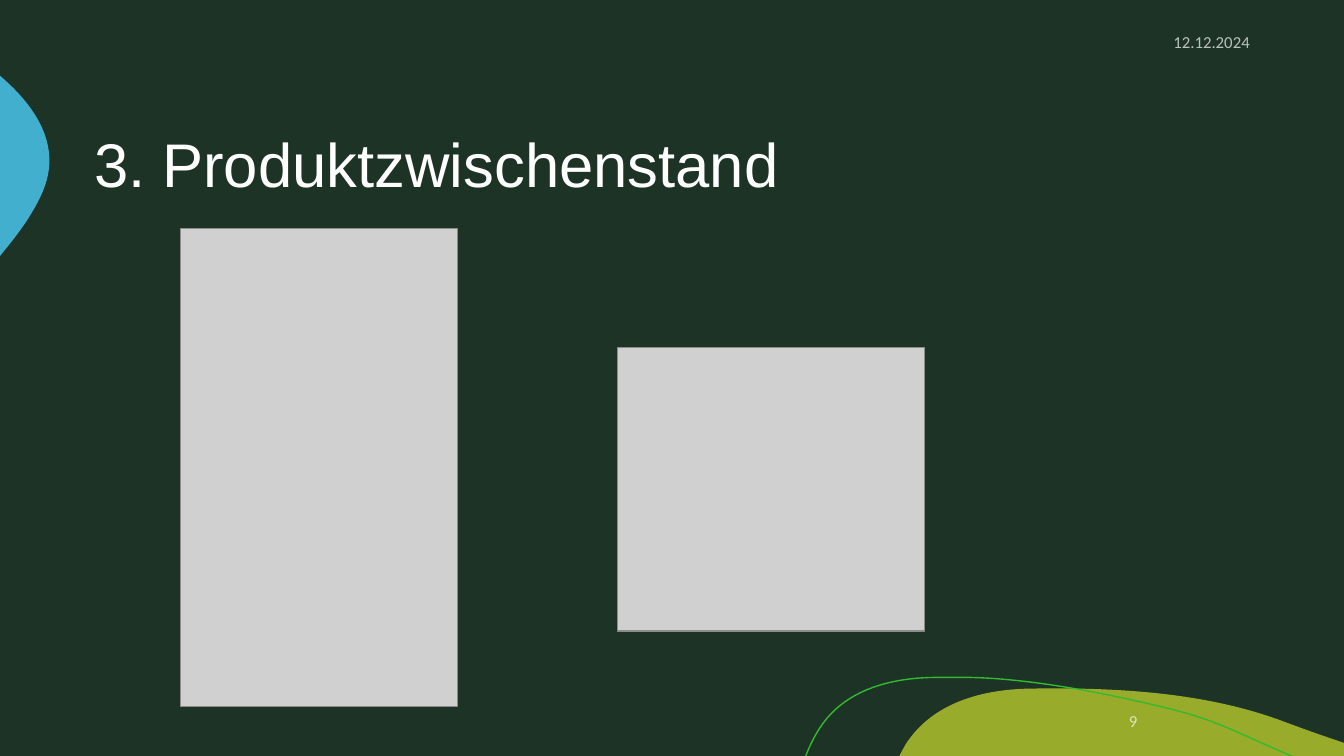
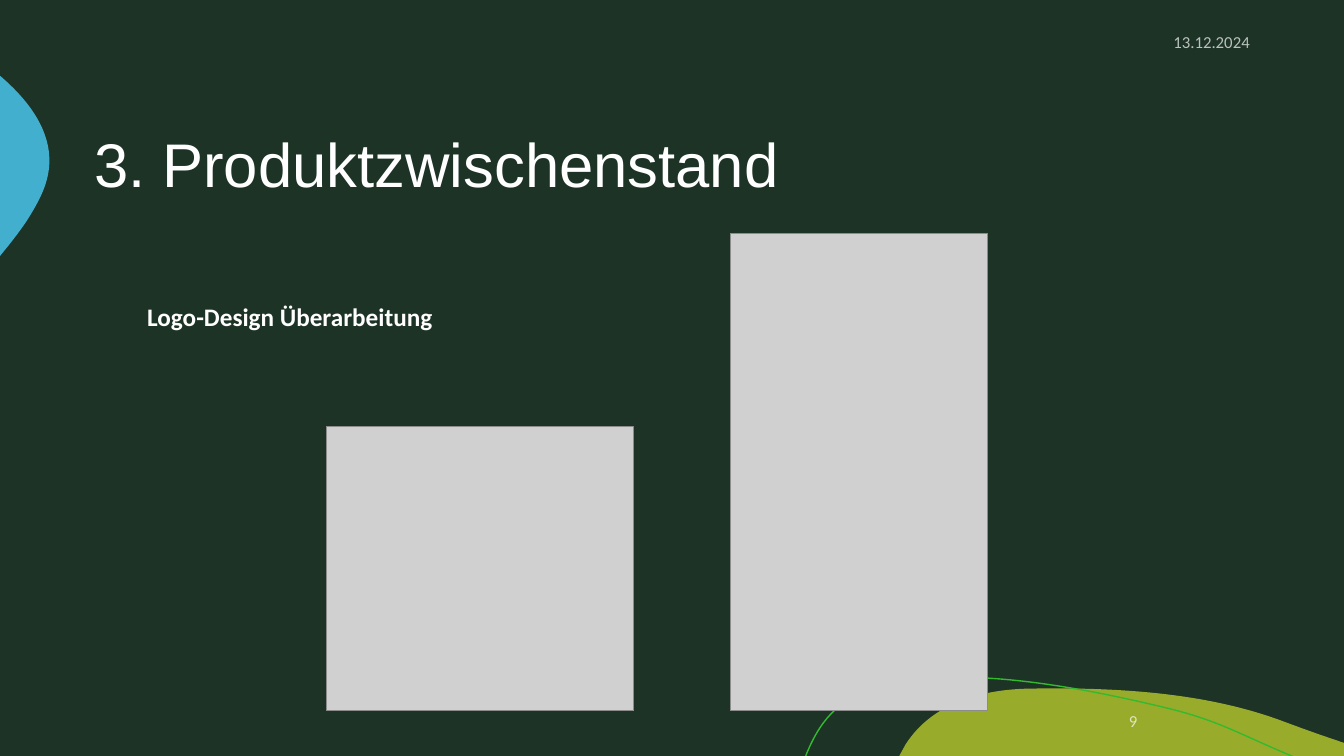
Before and after one commit to zIExpantion/ZumGelbenBach, a slide deck: slide 9 of Dokumente/Sprint-Backlog/Sprint-Backlog2.pptx. Drawn at 1344x756 pixels with LibreOffice and Linux fonts; fonts in the diff are those of the drawing; grey boxes stand for pictures; background and template pictures are left out. Boxes give left, top, right and bottom in pixels: in the first picture for what was removed or moved away, otherwise in the second. Text is boxed around its words. In the diff, an @@ line names an element or a change of style, - is before the commit and + after.

```diff
--- a/Dokumente/Sprint-Backlog/Sprint-Backlog2.pptx
+++ b/Dokumente/Sprint-Backlog/Sprint-Backlog2.pptx
@@ text at (x1=1173, y1=37, x2=1249, y2=48): text changed @@
-12.12.2024
+13.12.2024
@@ picture removed at (x1=180, y1=229, x2=457, y2=707) @@
@@ picture added at (x1=731, y1=234, x2=988, y2=712) @@
@@ text added at (x1=147, y1=305, x2=432, y2=331), 18 pt, text #FFFFFF, bold @@
+Logo-Design Überarbeitung
@@ picture moved from (x1=618, y1=347, x2=926, y2=631) to (x1=327, y1=427, x2=634, y2=712) @@
```
Also in this commit, not shown: 14 other slides changed, 1 other file.
